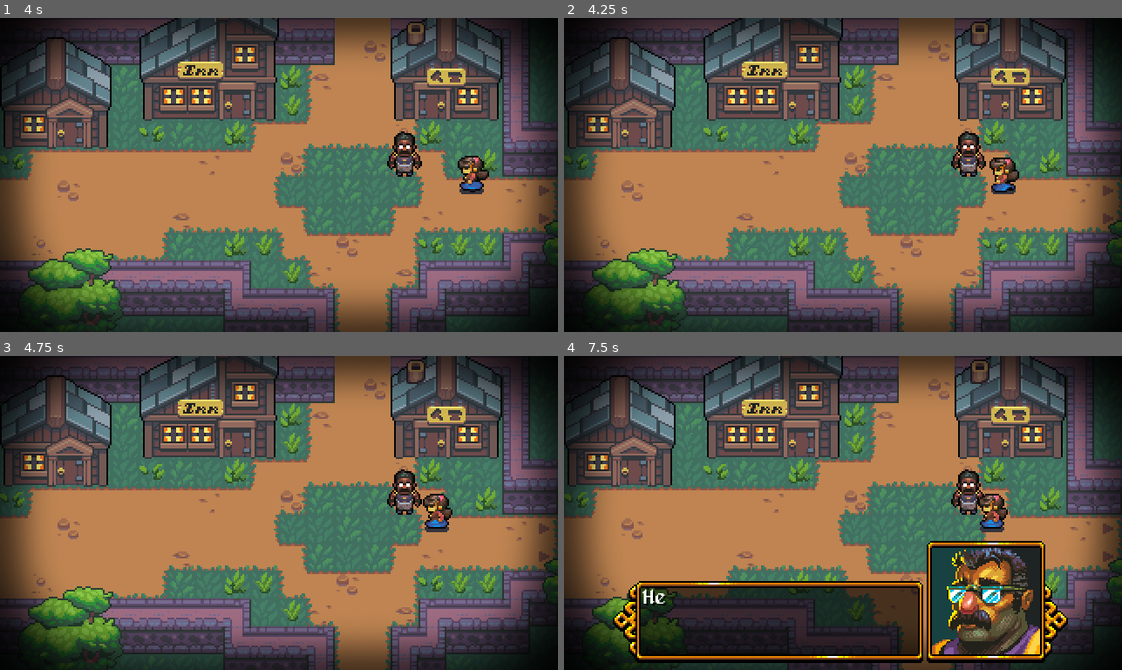
Above: before the commit, frames 1-4 (two rows, left to right).
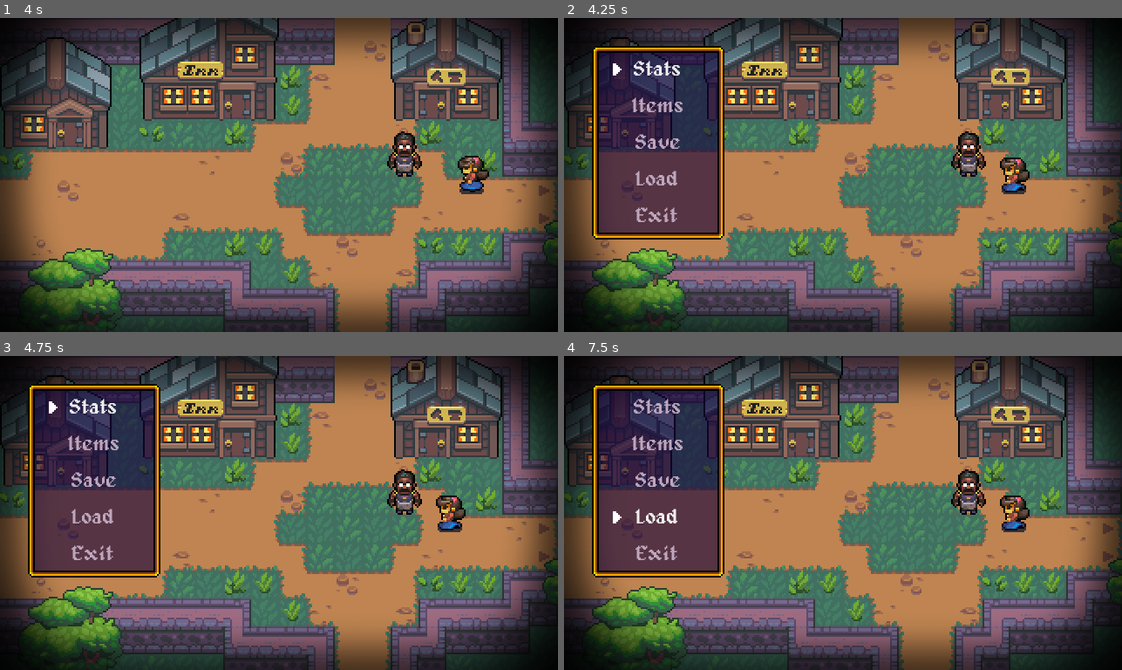
Above: after the commit, the same moments.

Repository: IcefoxCross/RPG_Udemy_GMS2GODOT
Game: Godot game, scene res://MainScenes/Main.tscn
The game is run twice, just before and just after one commit, with the same random seed, the same clock (stepped at 60 frames per second) and the same inputs.
Inputs (mouse positions are in pixels of both pictures, inside the frame that each line leads up to):
- Up to frame 1 (4 s): hold Right (move_right) 0.53-1.28 s; hold Z (action) 0.53-1.28 s; hold X (back, bound only after the commit) 1.28-2.03 s; tap Z (action) at 1.35, 2.85 s; tap Enter at 2 s; hold Right (move_right) 2.03-2.78 s; hold Z (action) 2.03-2.78 s; hold Up (move_up) 2.78-3.53 s; hold Left (move_left) from 3.53 s (still down); hold Z (action) from 3.53 s (still down)
- Up to frame 2 (4.25 s): keep holding Left (move_left); keep holding Z (action); tap Escape (ui_cancel) at 4.15 s
- Up to frame 3 (4.75 s): release Left (move_left) at 4.25 s; release Z (action) at 4.25 s; click (94, 409) at 4.25 s, where only the run after the commit has a clickable "Stats"
- Up to frame 4 (7.5 s): click (658, 443) at 5 s, where only the run after the commit has a clickable "Items"; click (658, 481) at 5.75 s, where only the run after the commit has a clickable "Save"; click (658, 519) at 6.5 s, where only the run after the commit has a clickable "Load"; hold Left (move_left) from 7.28 s (still down); tap Z (action) at 7.35 s

Frame 1 is identical in both runs. In frame 2, 15% of the frame differs, in the area x 5-84%, y 8-71%; in frame 3, 15%; in frame 4, 38%, in the area x 5-91%, y 8-98%.

Commit message:
section 22/class 73

Diff:
--- a/Engine/GameData.gd
+++ b/Engine/GameData.gd
@@ -4,6 +4,8 @@
 const BATTLE_SPACE = 160
 
 ### VARS ###
+var pause_enabled
+
 var direction = {
 	"center": Vector2(0,0),
 	"left": Vector2(-1,0),
--- a/MainScenes/Battle/Units/BattleUnit.gd
+++ b/MainScenes/Battle/Units/BattleUnit.gd
@@ -156,7 +156,7 @@
 	if sprite.frame == 1 and not attacked:
 		var foe = ray.get_collider()
 		if foe != null and foe.get_parent().is_in_group("unit"):
-			deal_damage(self, foe, gdata.chance(stats_object.stats["critical"]/100), 1)
+			deal_damage(self, foe.get_parent(), gdata.chance(stats_object.stats["critical"]/100), 1)
 			attacked = true
 	if not anim.is_playing():
 		state = "return_state"
--- a/MainScenes/Main.gd
+++ b/MainScenes/Main.gd
@@ -6,6 +6,7 @@
 
 const FADE = preload("res://UI/FadeTransition.tscn")
 const BATTLE = preload("res://UI/BattleTransition.tscn")
+const OPTIONS = preload("res://UI/Menus/OptionsMenu.tscn")
 
 var current_room
 
@@ -17,9 +18,11 @@
 	player.start(Vector2(gdata.last_room["x"],gdata.last_room["y"]),gdata.last_room["dir"])
 	current_room.connect("change_room", self, "_change_room")
 	player.connect("encounter", self, "encounter")
+	player.connect("menu_call", self, "call_menu")
 	var fade = FADE.instance()
 	get_tree().current_scene.add_child(fade)
 	fade.fade(0)
+	gdata.pause_enabled = true
 	yield(fade, "fade_done")
 
 func encounter():
@@ -37,6 +40,11 @@
 		yield(fade, "fade_done")
 		#gdata.switch_scene("res://MainScenes/Battle/Battle.tscn")
 		get_tree().change_scene("res://MainScenes/Battle/Battle.tscn")
+
+func call_menu():
+	if not gui.find_node("OptionsMenu"):
+		var options = OPTIONS.instance()
+		gui.add_child(options)
 
 func _change_room(target_room):
 	call_deferred("_change_room_deferred", target_room)
--- a/Player/Characters/Elizabeth.gd
+++ b/Player/Characters/Elizabeth.gd
@@ -5,6 +5,7 @@
 const LASTE = preload("res://MainScenes/Battle/LastEncounter.tscn")
 
 signal encounter
+signal menu_call
 
 onready var anim = $AnimationPlayer
 onready var camera = $Camera2D
@@ -61,6 +62,9 @@
 			obj.interact(self)
 		else:
 			print("none")
+	if event.is_action_pressed("ui_cancel"):
+		if state == "move_state":
+			emit_signal("menu_call")
 
 
 ### STATES ###
--- /dev/null
+++ b/UI/Menus/NestMenu.gd
@@ -0,0 +1,51 @@
+extends Control
+
+#signal closed
+
+var pause_state
+var focus setget set_focus
+var is_root = true
+var previous
+
+func _ready():
+	self.focus = true
+
+func _input(event):
+#	if event.is_action_pressed("ui_left"):
+#		rect_position.x -= 8
+#		get_tree().set_input_as_handled()
+#	if event.is_action_pressed("ui_right"):
+#		rect_position.x += 8
+#		get_tree().set_input_as_handled()
+	if event.is_action_pressed("ui_cancel"):
+		if is_root and gdata.pause_enabled:
+			pause_state = not get_tree().paused
+			get_tree().paused = pause_state
+			visible = pause_state
+			get_tree().set_input_as_handled()
+#			if not visible:
+#				self.focus = true
+#		elif not is_root:
+		queue_free()
+	if event.is_action_pressed("back"):
+		if get_tree().paused:
+			if not is_root:
+				previous.focus = true
+			else:
+				get_tree().paused = false
+				visible = false
+			queue_free()
+			get_tree().set_input_as_handled()
+#	if event.is_action_pressed("action"):
+#		if get_tree().paused and focus:
+#			self.focus = false
+#			var menu = load("res://UI/Menus/NestMenu.tscn").instance()
+#			menu.rect_position.x = rect_position.x + 16
+#			menu.rect_position.y = rect_position.y + 16
+#			menu.is_root = false
+#			menu.previous = self
+#			get_parent().add_child(menu)
+
+func set_focus(value):
+	focus = value
+	$NinePatchRect/ColorRect.visible = not value
--- /dev/null
+++ b/UI/Menus/NestMenu.tscn
@@ -0,0 +1,26 @@
+[gd_scene load_steps=3 format=2]
+
+[ext_resource path="res://UI/Menus/NestMenu.gd" type="Script" id=1]
+[ext_resource path="res://UI/NineSlice.tscn" type="PackedScene" id=2]
+
+[node name="NestMenu" type="Control"]
+pause_mode = 2
+anchor_right = 1.0
+anchor_bottom = 1.0
+script = ExtResource( 1 )
+
+[node name="NinePatchRect" parent="." instance=ExtResource( 2 )]
+anchor_left = 0.5
+anchor_top = 0.5
+anchor_right = 0.5
+anchor_bottom = 0.5
+margin_left = -48.0
+margin_top = -48.0
+margin_right = 48.0
+margin_bottom = 48.0
+
+[node name="ColorRect" type="ColorRect" parent="NinePatchRect"]
+visible = false
+anchor_right = 1.0
+anchor_bottom = 1.0
+color = Color( 0, 0, 0, 0.568627 )
--- /dev/null
+++ b/UI/Menus/OptionsMenu.gd
@@ -0,0 +1,26 @@
+extends "res://UI/Menus/NestMenu.gd"
+
+onready var caret = $NinePatchRect/Caret
+onready var options_list = $NinePatchRect/CenterContainer/VBoxContainer
+onready var first_option = $NinePatchRect/CenterContainer/VBoxContainer/StatsButton
+
+func _ready():
+	._ready()
+	get_tree().paused = true
+	for button in options_list.get_children():
+		button.connect("focus_entered", self, "_on_Button_focus_entered")
+		button.connect("pressed", self, "_on_Button_pressed")
+	first_option.grab_focus()
+
+func _on_Button_pressed():
+	var focused = options_list.get_focus_owner()
+	print(focused.name)
+
+func _on_Button_focus_entered():
+	var focused = options_list.get_focus_owner()
+	for button in options_list.get_children():
+		if button == focused:
+			button.modulate = Color(1,1,1)
+		else:
+			button.modulate = Color.thistle
+	caret.rect_position.y = focused.rect_position.y + (focused.rect_size.y / 2)
--- /dev/null
+++ b/UI/Menus/OptionsMenu.tscn
@@ -0,0 +1,105 @@
+[gd_scene load_steps=11 format=2]
+
+[ext_resource path="res://UI/Menus/NestMenu.tscn" type="PackedScene" id=1]
+[ext_resource path="res://UI/Menus/OptionsMenu.gd" type="Script" id=2]
+[ext_resource path="res://UI/Assets/s_ui_caret_0.png" type="Texture" id=3]
+[ext_resource path="res://UI/Assets/alagard_by_pix3m-d6awiwp.ttf" type="DynamicFontData" id=4]
+
+[sub_resource type="StyleBoxEmpty" id=1]
+
+[sub_resource type="DynamicFont" id=2]
+size = 12
+font_data = ExtResource( 4 )
+
+[sub_resource type="StyleBoxEmpty" id=3]
+
+[sub_resource type="StyleBoxEmpty" id=4]
+
+[sub_resource type="StyleBoxEmpty" id=5]
+
+[sub_resource type="StyleBoxEmpty" id=6]
+
+[node name="OptionsMenu" index="0" instance=ExtResource( 1 )]
+script = ExtResource( 2 )
+
+[node name="NinePatchRect" parent="." index="0"]
+margin_left = -144.0
+margin_top = -74.0
+margin_right = -68.0
+margin_bottom = 37.0
+
+[node name="Caret" type="TextureRect" parent="NinePatchRect" index="0"]
+margin_left = 10.0
+margin_top = 20.0
+margin_right = 18.0
+margin_bottom = 28.0
+texture = ExtResource( 3 )
+
+[node name="CenterContainer" type="CenterContainer" parent="NinePatchRect" index="1"]
+anchor_right = 1.0
+anchor_bottom = 1.0
+margin_left = 4.0
+margin_top = 4.0
+margin_right = -4.0
+margin_bottom = -4.0
+
+[node name="VBoxContainer" type="VBoxContainer" parent="NinePatchRect/CenterContainer" index="0"]
+margin_left = 13.0
+margin_right = 55.0
+margin_bottom = 106.0
+alignment = 1
+
+[node name="StatsButton" type="Button" parent="NinePatchRect/CenterContainer/VBoxContainer" index="0"]
+modulate = Color( 0.752941, 0.768627, 0.764706, 1 )
+margin_right = 42.0
+margin_bottom = 18.0
+focus_neighbour_top = NodePath("../ExitButton")
+focus_neighbour_bottom = NodePath("../ItemsButton")
+custom_styles/focus = SubResource( 1 )
+custom_fonts/font = SubResource( 2 )
+button_mask = 0
+text = "Stats"
+flat = true
+
+[node name="ItemsButton" type="Button" parent="NinePatchRect/CenterContainer/VBoxContainer" index="1"]
+margin_top = 22.0
+margin_right = 42.0
+margin_bottom = 40.0
+focus_neighbour_top = NodePath("../StatsButton")
+focus_neighbour_bottom = NodePath("../SaveButton")
+custom_styles/focus = SubResource( 3 )
+custom_fonts/font = SubResource( 2 )
+button_mask = 0
+text = "Items"
+flat = true
+
+[node name="SaveButton" type="Button" parent="NinePatchRect/CenterContainer/VBoxContainer" index="2"]
+margin_top = 44.0
+margin_right = 42.0
+margin_bottom = 62.0
+custom_styles/focus = SubResource( 4 )
+custom_fonts/font = SubResource( 2 )
+button_mask = 0
+text = "Save"
+flat = true
+
+[node name="LoadButton" type="Button" parent="NinePatchRect/CenterContainer/VBoxContainer" index="3"]
+margin_top = 66.0
+margin_right = 42.0
+margin_bottom = 84.0
+custom_styles/focus = SubResource( 5 )
+custom_fonts/font = SubResource( 2 )
+button_mask = 0
+text = "Load"
+flat = true
+
+[node name="ExitButton" type="Button" parent="NinePatchRect/CenterContainer/VBoxContainer" index="4"]
+margin_top = 88.0
+margin_right = 42.0
+margin_bottom = 106.0
+focus_neighbour_bottom = NodePath("../StatsButton")
+custom_styles/focus = SubResource( 6 )
+custom_fonts/font = SubResource( 2 )
+button_mask = 0
+text = "Exit"
+flat = true
--- a/UI/Speaker.gd
+++ b/UI/Speaker.gd
@@ -23,6 +23,7 @@
 		dialog = dialog_object.instance()
 		dialog.connect("finished", self, "free_dialog")
 		get_tree().current_scene.add_child(dialog)
+		gdata.pause_enabled = false
 
 		if dialog.name == "Dialog":
 			dialog.init(text, portrait, 12)
@@ -30,3 +31,4 @@
 
 func free_dialog():
 	dialog = null
+	gdata.pause_enabled = true
--- a/project.godot
+++ b/project.godot
@@ -90,6 +90,11 @@
 "events": [ Object(InputEventKey,"resource_local_to_scene":false,"resource_name":"","device":0,"alt":false,"shift":false,"control":false,"meta":false,"command":false,"pressed":false,"scancode":90,"unicode":0,"echo":false,"script":null)
  ]
 }
+back={
+"deadzone": 0.5,
+"events": [ Object(InputEventKey,"resource_local_to_scene":false,"resource_name":"","device":0,"alt":false,"shift":false,"control":false,"meta":false,"command":false,"pressed":false,"scancode":88,"unicode":0,"echo":false,"script":null)
+ ]
+}
 
 [rendering]
 
Binary file added: UI/Assets/s_ui_caret_0.png
Not shown, added: UI/Assets/s_ui_caret_0.png.import
